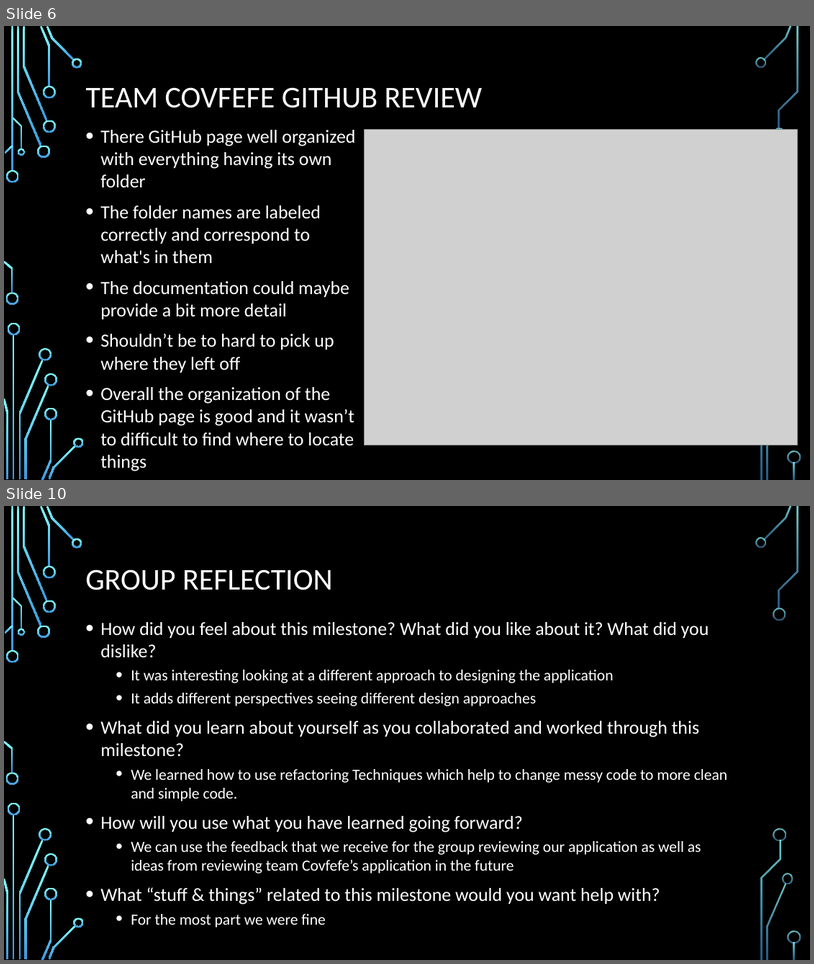
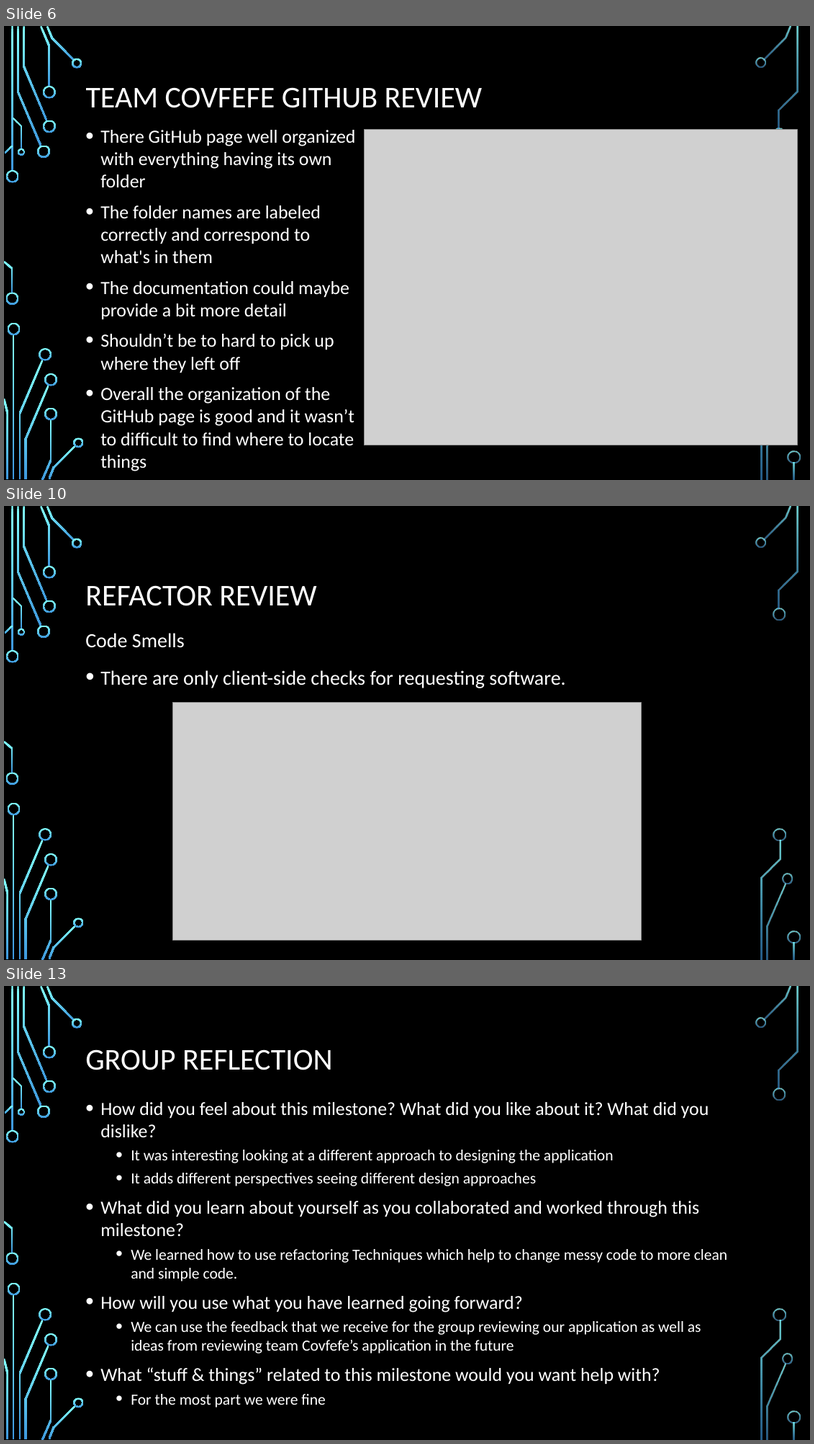
Before and after one commit to ureginastudent/PROJECT, a slide deck: Milestone 7/ENSE 470 Milestone 7.pptx. Shown one above the other, each under a label of ours: slides 6 and 10 before the commit, slides 6, 10 and 13 after it; the slides between them are not shown. The pictures are 814x964 and 814x1444 pixels, drawn with LibreOffice and Linux fonts; fonts in the diff are those of the drawing; grey boxes stand for pictures; background and template pictures are left out. Boxes give left, top, right and bottom in pixels: in the first picture for what was removed or moved away, otherwise in the second. Text is boxed around its words. In the diff, an @@ line names an element or a change of style, - is before the commit and + after.

```diff
--- a/Milestone 7/ENSE 470 Milestone 7.pptx
+++ b/Milestone 7/ENSE 470 Milestone 7.pptx
@@ slide 10 added at bbox=[4, 506, 810, 960], background picture (left out); not listed: 36 template elements that a slide beside it also shows @@
@@ title added at bbox=[85, 585, 316, 606], 36 pt, text #FFFFFF @@
+REFACTOR REVIEW
@@ text added at bbox=[85, 633, 566, 688], 24 pt, text #FFFFFF @@
+Code Smells
+• There are only client-side checks for requesting software.
@@ picture added at bbox=[172, 703, 642, 939] @@
@@ what was slide 10 is now slide 13 @@
```
Also in this commit, not shown: 2 slides changed, 3 other slides added, 1 slide removed.
